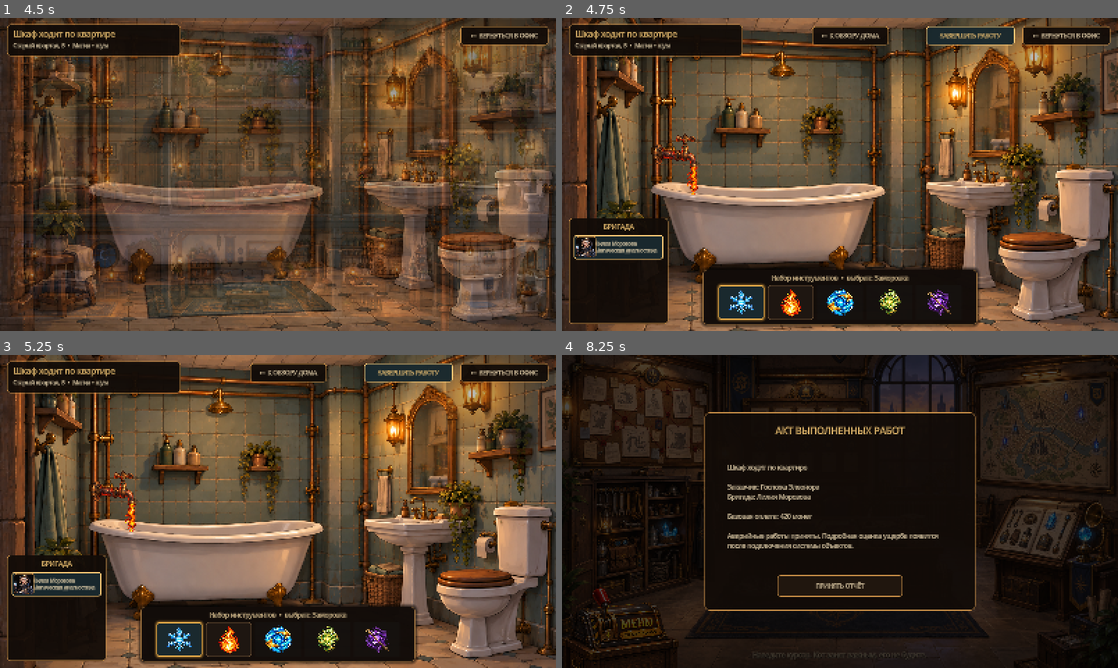
Above: before the commit, frames 1-4 (two rows, left to right).
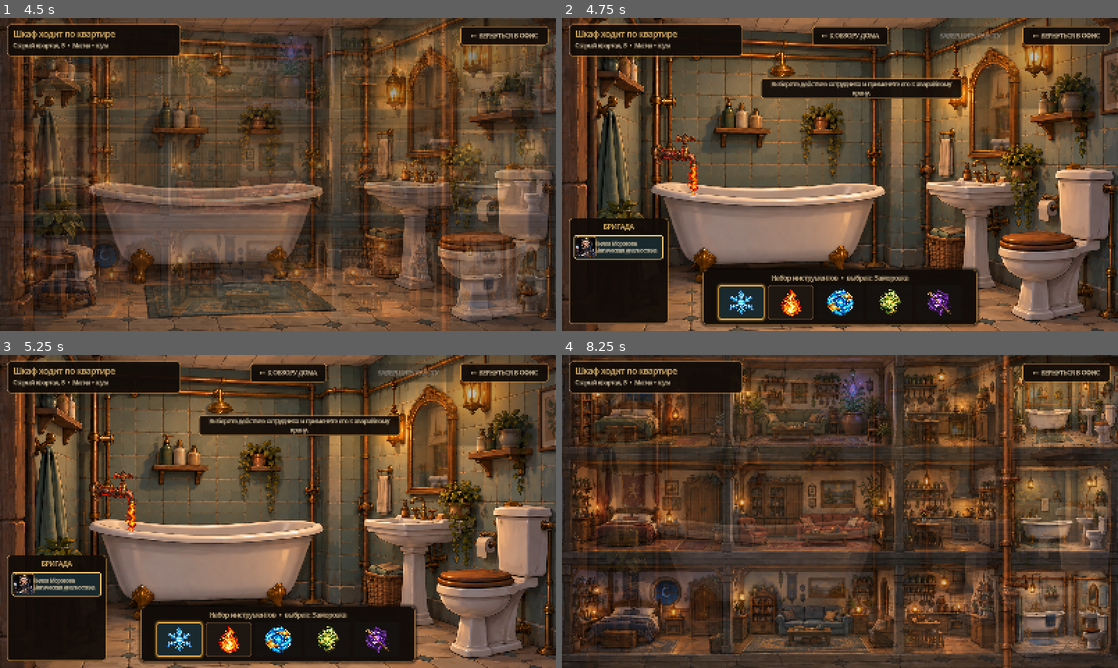
Above: after the commit, the same moments.

Repository: Dasha1532/MagicEmergencyService
Game: Godot game, scene res://scenes/TitleScreen.tscn
The game is run twice, just before and just after one commit, with the same random seed, the same clock (stepped at 60 frames per second) and the same inputs.
Inputs (mouse positions are in pixels of both pictures, inside the frame that each line leads up to):
- Up to frame 1 (4.5 s): click "＋ НОВАЯ ИГРА" at 0.5 s; click "Из крана течёт лава Каменная …" at 1.25 s; click "Шкаф ходит по квартире Старый…" at 2 s; click "Лилия Морозова" at 2.75 s; click "ОТПРАВИТЬ БРИГАДУ" at 3.5 s; click (500, 64) at 4.25 s
- Up to frame 2 (4.75 s): no input
- Up to frame 3 (5.25 s): click (177, 639) at 5 s
- Up to frame 4 (8.25 s): click (789, 639) at 5.75 s; click "Лилия Морозова Магическая диа…" at 6.5 s; click (967, 373) at 7.25 s, where only the run before the commit has a clickable "ЗАВЕРШИТЬ РАБОТУ"; click (851, 373) at 8 s, where only the run after the commit has a clickable "← К ОБЗОРУ ДОМА"

Frame 1 is identical in both runs. In frame 2, 3.0% of the frame differs, in the area x 35-82%, y 2-26%; in frame 3, 3.0%; in frame 4, 83%, in the area x 0-100%, y 0-100%.

Commit message:
Add interactive lava faucet repair

Diff:
--- a/scenes/RepairHouse.tscn
+++ b/scenes/RepairHouse.tscn
@@ -104,8 +104,10 @@
 
 [node name="HitArea" type="Button" parent="InteractiveObjects/LavaFaucet" unique_id=836482730]
 layout_mode = 0
-offset_right = 408.0
-offset_bottom = 576.0
+offset_left = -190.0
+offset_top = -62.0
+offset_right = 34.0
+offset_bottom = 158.0
 tooltip_text = "Аварийный кран: из трубы идёт лава"
 mouse_default_cursor_shape = 2
 
@@ -129,6 +131,32 @@
 mouse_default_cursor_shape = 2
 text = "←  К ОБЗОРУ ДОМА"
 
+[node name="ActionFeedback" type="Panel" parent="Interface"]
+visible = false
+offset_left = 572.0
+offset_top = 174.0
+offset_right = 1152.0
+offset_bottom = 232.0
+mouse_filter = 2
+
+[node name="Message" type="Label" parent="Interface/ActionFeedback"]
+layout_mode = 1
+anchors_preset = 15
+anchor_right = 1.0
+anchor_bottom = 1.0
+offset_left = 14.0
+offset_top = 8.0
+offset_right = -14.0
+offset_bottom = -8.0
+grow_horizontal = 2
+grow_vertical = 2
+theme_override_colors/font_color = Color(0.92, 0.84, 0.69, 1)
+theme_override_font_sizes/font_size = 16
+text = "Выберите действие сотрудника и примените его к аварийному крану."
+horizontal_alignment = 1
+vertical_alignment = 1
+autowrap_mode = 2
+
 [node name="PauseMenu" parent="." unique_id=906320841 instance=ExtResource("4_pause")]
 show_default_menu_button = false
 
--- a/scripts/game_state.gd
+++ b/scripts/game_state.gd
@@ -303,14 +303,14 @@
 	state_changed.emit()
 
 
-func complete_active_job() -> bool:
+func complete_active_job(result: Dictionary = {}) -> bool:
 	if active_job_id.is_empty() or not jobs.has(active_job_id):
 		return false
 	var completed_id: StringName = active_job_id
 	if completed_job_ids.has(String(completed_id)):
 		return false
 	var job: Dictionary = jobs[completed_id]
-	var reward: int = maxi(0, int(job.get("base_reward", 0)))
+	var reward: int = maxi(0, int(job.get("base_reward", 0)) + int(result.get("reward_adjustment", 0)))
 	var assigned: PackedStringArray = job["assigned"]
 	var crew_names: PackedStringArray = PackedStringArray()
 	for employee_id: String in assigned:
@@ -318,6 +318,7 @@
 		if employees.has(employee_key):
 			crew_names.append(str(employees[employee_key]["name"]))
 	money += reward
+	reputation = maxi(0, reputation + int(result.get("reputation_change", 0)))
 	completed_job_ids.append(String(completed_id))
 	job["assigned"] = PackedStringArray()
 	jobs[completed_id] = job
@@ -327,7 +328,8 @@
 		"resident": str(job["resident"]),
 		"reward": reward,
 		"crew": Array(crew_names),
-		"summary": "Аварийные работы приняты. Подробная оценка ущерба появится после подключения системы объектов.",
+		"summary": str(result.get("summary", "Аварийные работы приняты.")),
+		"actions": result.get("actions", []),
 	}
 	job_reports.append(pending_job_report.duplicate(true))
 	active_job_id = &""
--- a/scripts/lava_faucet_object.gd
+++ b/scripts/lava_faucet_object.gd
@@ -24,6 +24,14 @@
 	normal_faucet.visible = true
 	damaged_faucet.visible = false
 	lava_stream.visible = false
+	modulate = Color.WHITE
+
+
+func show_overheated_state() -> void:
+	normal_faucet.visible = false
+	damaged_faucet.visible = true
+	lava_stream.visible = true
+	modulate = Color(1.22, 0.72, 0.52, 1.0)
 
 
 func _configure_hit_area() -> void:
--- a/scripts/repair_house.gd
+++ b/scripts/repair_house.gd
@@ -1,4 +1,6 @@
 extends Node2D
+
+const RepairSimulationScript := preload("res://scripts/repair_simulation.gd")
 
 const COLOR_PANEL := Color(0.07, 0.045, 0.03, 0.94)
 const COLOR_GOLD := Color(0.96, 0.78, 0.46)
@@ -13,12 +15,26 @@
 @onready var back_to_house_button: Button = $Interface/BackToHouseButton
 @onready var tool_bar: Control = $Interface/ToolBar
 @onready var repair_hud: Control = $Interface/RepairHUD
+@onready var feedback_panel: Panel = $Interface/ActionFeedback
+@onready var feedback_label: Label = $Interface/ActionFeedback/Message
+
+var simulation: RepairSimulation
+var selected_tool_id: StringName = &"freeze"
+var selected_employee_id: StringName = &""
 
 
 func _ready() -> void:
+	simulation = RepairSimulationScript.new()
 	_configure_buttons()
 	bathroom_hotspot.pressed.connect(_open_bathroom)
 	back_to_house_button.pressed.connect(_show_house_overview)
+	tool_bar.tool_selected.connect(_on_tool_selected)
+	repair_hud.employee_selected.connect(_on_employee_selected)
+	repair_hud.completion_requested.connect(_attempt_complete_job)
+	lava_faucet.selected.connect(_apply_selected_action)
+	selected_tool_id = tool_bar.get_selected_tool_id()
+	selected_employee_id = repair_hud.get_selected_employee_id()
+	repair_hud.set_completion_ready(false)
 	_show_house_overview(false)
 
 
@@ -40,6 +56,7 @@
 	tool_bar.visible = true
 	if repair_hud.has_method("set_work_ui_visible"):
 		repair_hud.call("set_work_ui_visible", true)
+	feedback_panel.visible = true
 
 
 func _show_house_overview(animated: bool = true) -> void:
@@ -52,6 +69,7 @@
 	tool_bar.visible = false
 	if repair_hud.has_method("set_work_ui_visible"):
 		repair_hud.call("set_work_ui_visible", false)
+	feedback_panel.visible = false
 	if not animated:
 		closeup_background.visible = false
 		return
@@ -78,6 +96,46 @@
 	back_to_house_button.add_theme_color_override("font_color", COLOR_PARCHMENT)
 	back_to_house_button.add_theme_stylebox_override("normal", _button_style(COLOR_PANEL, Color(0.76, 0.54, 0.27), 2))
 	back_to_house_button.add_theme_stylebox_override("hover", _button_style(Color(0.21, 0.14, 0.075, 0.98), COLOR_GOLD, 3))
+	feedback_panel.add_theme_stylebox_override("panel", _button_style(COLOR_PANEL, Color(0.76, 0.54, 0.27), 2))
+
+
+func _on_tool_selected(tool_id: StringName) -> void:
+	selected_tool_id = tool_id
+
+
+func _on_employee_selected(employee_id: StringName) -> void:
+	selected_employee_id = employee_id
+
+
+func _apply_selected_action() -> void:
+	if selected_employee_id.is_empty():
+		_show_feedback("Сначала выберите сотрудника из бригады.", true)
+		return
+	if selected_tool_id.is_empty():
+		_show_feedback("У выбранного сотрудника нет подходящего действия для этого объекта.", true)
+		return
+	var result: Dictionary = simulation.apply_action(selected_employee_id, selected_tool_id)
+	var visual_state: StringName = result.get("visual_state", &"emergency")
+	if visual_state == &"repaired":
+		lava_faucet.show_repaired_state()
+	elif visual_state == &"overheated":
+		lava_faucet.show_overheated_state()
+	_show_feedback(str(result["message"]), not bool(result["applied"]))
+	repair_hud.set_completion_ready(bool(result["resolved"]))
+
+
+func _attempt_complete_job() -> void:
+	if not simulation.is_resolved():
+		_show_feedback("Работу нельзя завершить: лава всё ещё течёт.", true)
+		return
+	var game_state: Node = get_node("/root/GameState")
+	if game_state.complete_active_job(simulation.get_completion_result()):
+		get_tree().change_scene_to_file("res://scenes/main.tscn")
+
+
+func _show_feedback(message: String, is_warning: bool = false) -> void:
+	feedback_label.text = message
+	feedback_label.add_theme_color_override("font_color", Color(1.0, 0.58, 0.35) if is_warning else COLOR_PARCHMENT)
 
 
 func _button_style(background: Color, border: Color, width: int) -> StyleBoxFlat:
--- a/scripts/repair_hud.gd
+++ b/scripts/repair_hud.gd
@@ -1,4 +1,7 @@
 extends Control
+
+signal employee_selected(employee_id: StringName)
+signal completion_requested
 
 const COLOR_PANEL := Color(0.07, 0.045, 0.03, 0.94)
 const COLOR_CARD := Color(0.13, 0.09, 0.055, 0.96)
@@ -138,6 +141,17 @@
 		complete_button.visible = is_visible
 
 
+func set_completion_ready(is_ready: bool) -> void:
+	if complete_button == null:
+		return
+	complete_button.disabled = not is_ready
+	complete_button.tooltip_text = "" if is_ready else "Сначала устраните причину аварии"
+
+
+func get_selected_employee_id() -> StringName:
+	return selected_employee_id
+
+
 func _select_first_employee() -> void:
 	var job: Dictionary = game_state.get_active_job()
 	var assigned: PackedStringArray = job.get("assigned", PackedStringArray())
@@ -157,6 +171,7 @@
 	var employee: Dictionary = game_state.employees[employee_id]
 	tool_bar.visible = true
 	tool_bar.configure_for_employee(employee["name"], employee["abilities"], employee["core_actions"])
+	employee_selected.emit(employee_id)
 
 
 func _return_to_office() -> void:
@@ -165,8 +180,7 @@
 
 
 func _complete_job() -> void:
-	if game_state.complete_active_job():
-		get_tree().change_scene_to_file("res://scenes/main.tscn")
+	completion_requested.emit()
 
 
 func _label(text_value: String, font_size: int, color: Color) -> Label:
--- /dev/null
+++ b/scripts/repair_simulation.gd
@@ -0,0 +1,112 @@
+class_name RepairSimulation
+extends RefCounted
+
+static var REACTION_RULES: Array[Dictionary] = [
+	{
+		"action_id": &"freeze",
+		"required_tag": &"lava_flowing",
+		"add_tags": ["stabilized", "repaired"],
+		"remove_tags": ["lava_flowing", "overheated"],
+		"message": "Лава застыла, давление сброшено. Кран снова безопасен.",
+		"visual_state": &"repaired",
+	},
+	{
+		"action_id": &"heat",
+		"required_tag": &"lava_flowing",
+		"forbidden_tag": &"overheated",
+		"add_tags": ["overheated"],
+		"damage": 1,
+		"message": "Нагрев усилил течение. Отделке нанесён дополнительный ущерб.",
+		"visual_state": &"overheated",
+	},
+]
+
+var world_object: Dictionary = {
+	"definition_id": &"lava_faucet",
+	"tags": PackedStringArray(["faucet", "lava_flowing", "pressurized"]),
+	"temperature": 9,
+	"pressure": 8,
+	"damage": 0,
+	"visual_state": &"emergency",
+}
+var action_log: Array[Dictionary] = []
+
+
+func apply_action(employee_id: StringName, action_id: StringName) -> Dictionary:
+	for rule: Dictionary in REACTION_RULES:
+		if rule["action_id"] != action_id or not _matches(rule):
+			continue
+		_apply_rule(rule)
+		var result := {
+			"applied": true,
+			"message": str(rule["message"]),
+			"visual_state": rule["visual_state"],
+			"resolved": is_resolved(),
+		}
+		action_log.append({
+			"employee_id": String(employee_id),
+			"action_id": String(action_id),
+			"result": result.duplicate(true),
+		})
+		return result
+
+	var no_effect := {
+		"applied": false,
+		"message": "Это действие не влияет на раскалённый кран.",
+		"visual_state": world_object["visual_state"],
+		"resolved": is_resolved(),
+	}
+	action_log.append({
+		"employee_id": String(employee_id),
+		"action_id": String(action_id),
+		"result": no_effect.duplicate(true),
+	})
+	return no_effect
+
+
+func is_resolved() -> bool:
+	return _tags().has("repaired")
+
+
+func get_completion_result() -> Dictionary:
+	var damage: int = int(world_object.get("damage", 0))
+	var summary := "Поток лавы остановлен, давление сброшено, кран принят в исправном состоянии."
+	if damage > 0:
+		summary += " За дополнительный перегрев удержана компенсация за повреждение отделки."
+	return {
+		"reward_adjustment": -80 * damage,
+		"reputation_change": -damage,
+		"summary": summary,
+		"actions": action_log.duplicate(true),
+	}
+
+
+func _matches(rule: Dictionary) -> bool:
+	var tags := _tags()
+	if not tags.has(String(rule.get("required_tag", ""))):
+		return false
+	var forbidden_tag := String(rule.get("forbidden_tag", ""))
+	return forbidden_tag.is_empty() or not tags.has(forbidden_tag)
+
+
+func _apply_rule(rule: Dictionary) -> void:
+	var tags := _tags()
+	for removed_tag: String in rule.get("remove_tags", PackedStringArray()):
+		if tags.has(removed_tag):
+			tags.remove_at(tags.find(removed_tag))
+	for added_tag: String in rule.get("add_tags", PackedStringArray()):
+		if not tags.has(added_tag):
+			tags.append(added_tag)
+	world_object["tags"] = tags
+	world_object["damage"] = int(world_object.get("damage", 0)) + int(rule.get("damage", 0))
+	world_object["visual_state"] = rule["visual_state"]
+	if rule["action_id"] == &"freeze":
+		world_object["temperature"] = 2
+		world_object["pressure"] = 1
+	elif rule["action_id"] == &"heat":
+		world_object["temperature"] = 10
+		world_object["pressure"] = 10
+
+
+func _tags() -> PackedStringArray:
+	return world_object["tags"]
--- a/scripts/tool_bar.gd
+++ b/scripts/tool_bar.gd
@@ -18,6 +18,7 @@
 	%AnimateButton,
 	%AntimagicButton,
 ]
+var current_tool_id: StringName = &"freeze"
 
 
 func _ready() -> void:
@@ -40,7 +41,13 @@
 	if first_available != null:
 		first_available.button_pressed = true
 	else:
+		current_tool_id = &""
 		title_label.text = "%s  •  %s" % [employee_name, core_actions]
+		tool_selected.emit(current_tool_id)
+
+
+func get_selected_tool_id() -> StringName:
+	return current_tool_id
 
 
 func _on_button_toggled(is_pressed: bool, button: Button) -> void:
@@ -48,5 +55,6 @@
 		return
 
 	var tool_data: Array = TOOL_NAMES[button.name]
+	current_tool_id = tool_data[0]
 	title_label.text = "Набор инструментов  •  выбран: %s" % tool_data[1]
-	tool_selected.emit(tool_data[0])
+	tool_selected.emit(current_tool_id)
Not shown, added: scripts/repair_simulation.gd.uid
Not shown, changed: docs/TECHNICAL_DESIGN.md
